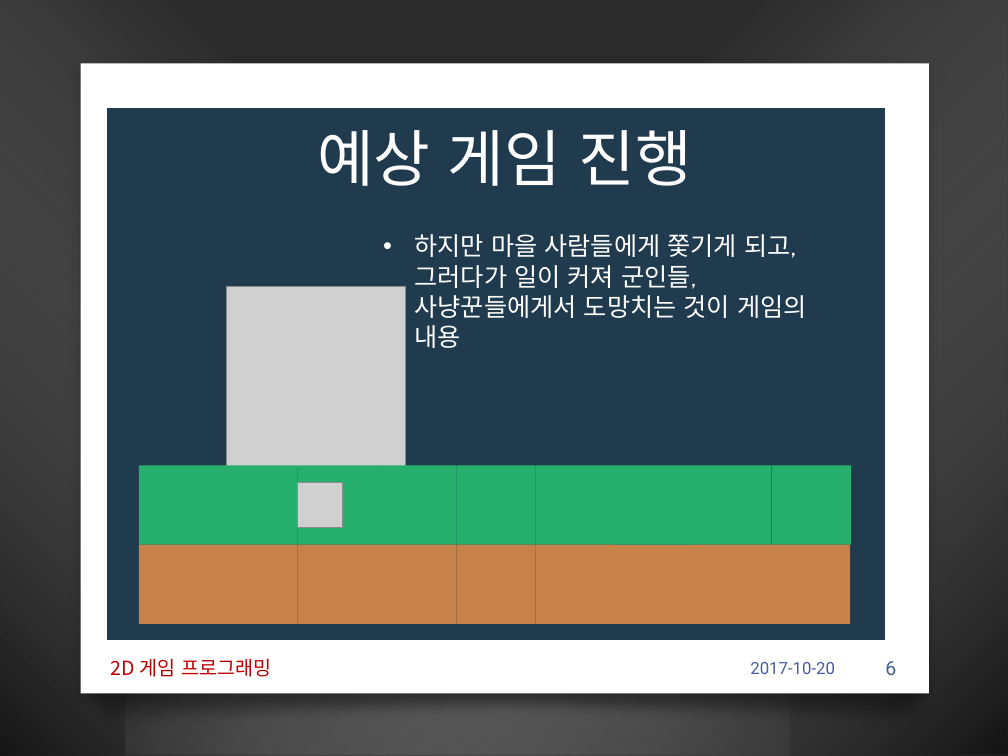
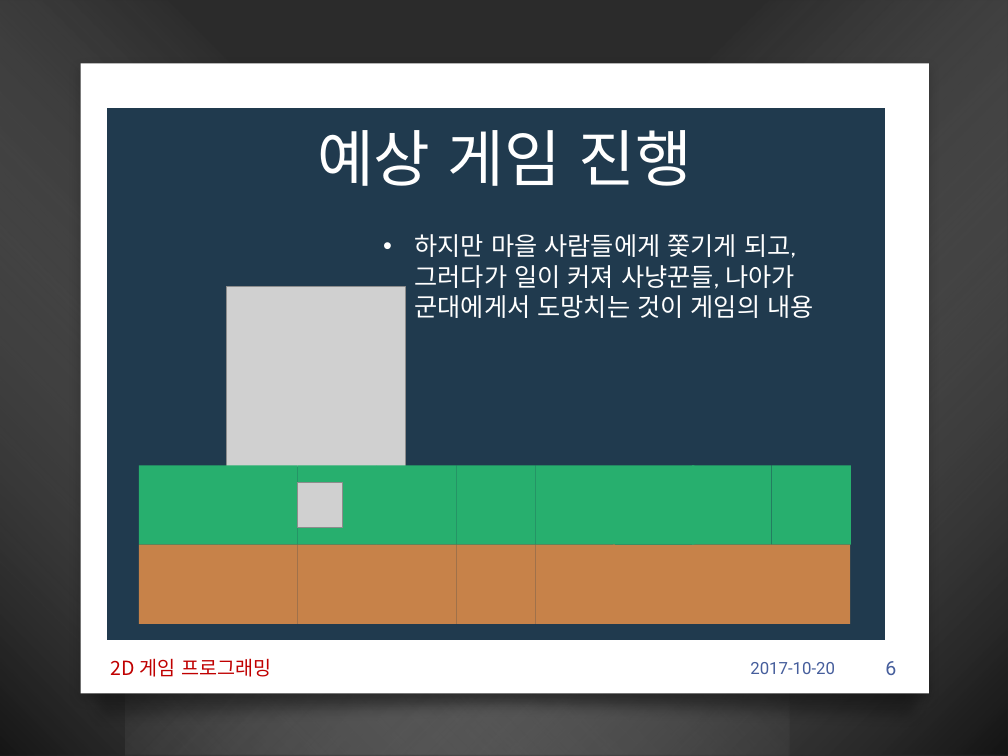
Before and after one commit to iconstudio/2017-Platformer, a slide deck: slide 6 of slides/2016180042_진윤성_2DGP_1차발표.pptx. Drawn at 1008x756 pixels with LibreOffice and Linux fonts; fonts in the diff are those of the drawing; grey boxes stand for pictures; background and template pictures are left out; a plain dark background stands for a picture behind light text. Boxes give left, top, right and bottom in pixels: in the first picture for what was removed or moved away, otherwise in the second. Text is boxed around its words. In the diff, an @@ line names an element or a change of style, - is before the commit and + after.

```diff
--- a/slides/2016180042_진윤성_2DGP_1차발표.pptx
+++ b/slides/2016180042_진윤성_2DGP_1차발표.pptx
@@ text at <box>415,234,813,318</box>: text changed @@
-• 하지만 마을 사람들에게 쫓기게 되고, 그러다가 일이 커져 군인들, 사냥꾼들에게서 도망치는 것이 게임의 내용
+• 하지만 마을 사람들에게 쫓기게 되고, 그러다가 일이 커져 사냥꾼들, 나아가 군대에게서 도망치는 것이 게임의 내용
```
Also in this commit, not shown: 4 other slides changed.
